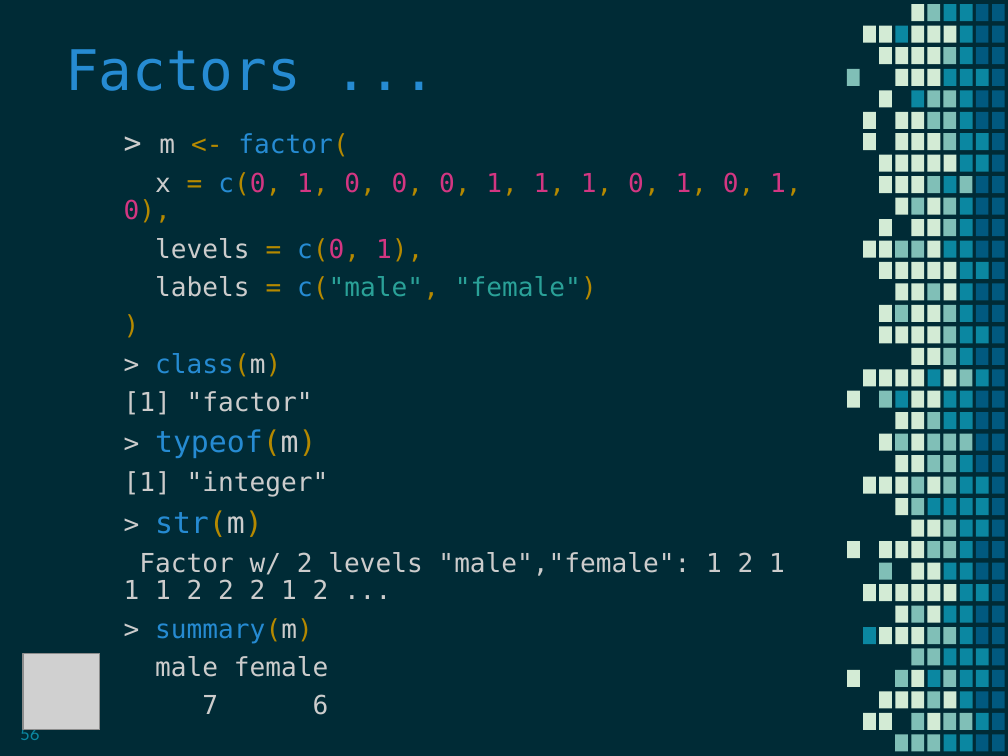
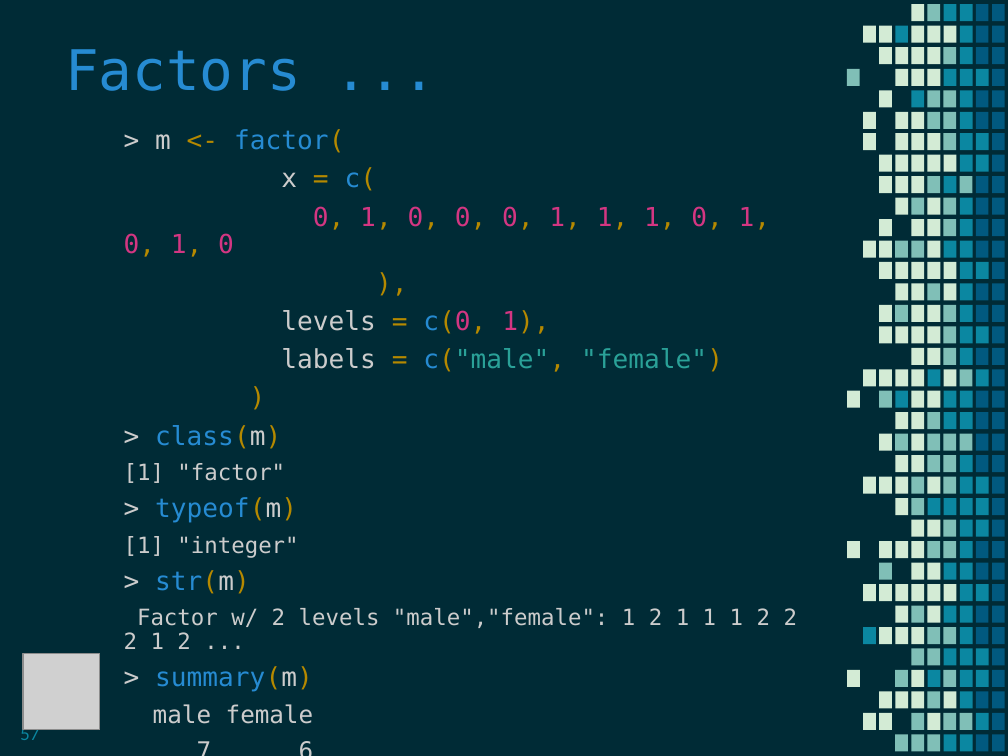
Before and after one commit to MaaniBeigy/teacheR, a slide deck: slide 57 of slides/rworkshop_evening.pps (slide 56 before the commit). Drawn at 1008x756 pixels with LibreOffice and Linux fonts; fonts in the diff are those of the drawing; grey boxes stand for pictures; background and template pictures are left out. Boxes give left, top, right and bottom in pixels: in the first picture for what was removed or moved away, otherwise in the second. Text is boxed around its words. In the diff, an @@ line names an element or a change of style, - is before the commit and + after.

```diff
--- a/slides/rworkshop_evening.pps
+++ b/slides/rworkshop_evening.pps
@@ text at [124,129,797,724]: size 16 to 14 pt in ">", "typeof(m)", "str(m)"; size 14 to 12 pt in "[1] "factor"", "[1] "integer"", "Factor w/ 2 levels "male","female": 1 2 ..."; size 14 to 13 pt in "male female", "7 6" @@
@@ text at [124,167,771,257]: text changed @@
-x = c(0, 1, 0, 0, 0, 1, 1, 1, 0, 1, 0, 1, 0),
+x = c(
+0, 1, 0, 0, 0, 1, 1, 1, 0, 1, 0, 1, 0
+),
@@ page number at [20,726,40,740]: text changed @@
-56
+57
```
Also in this commit, not shown: 14 other slides changed, 6 slides added, 15 other files.
